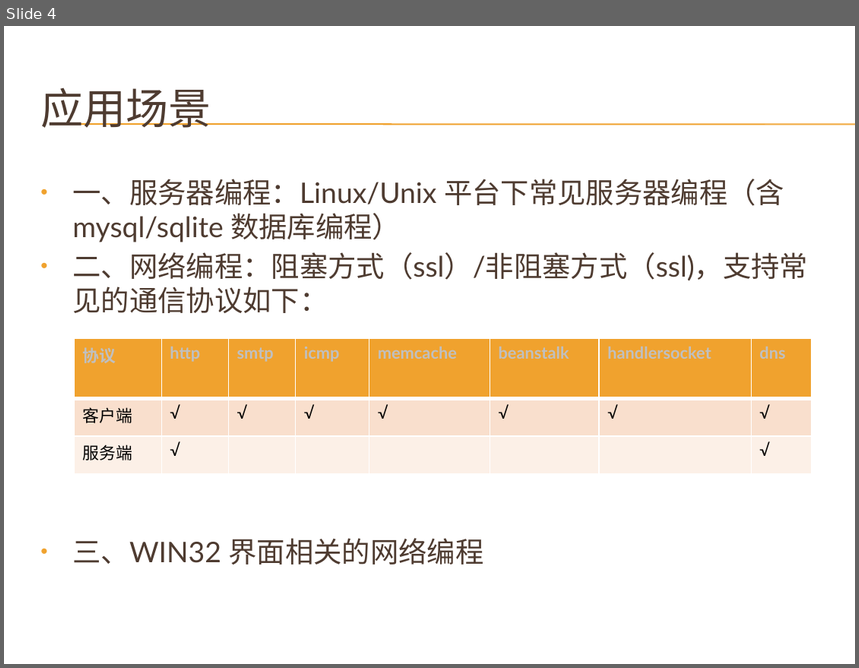
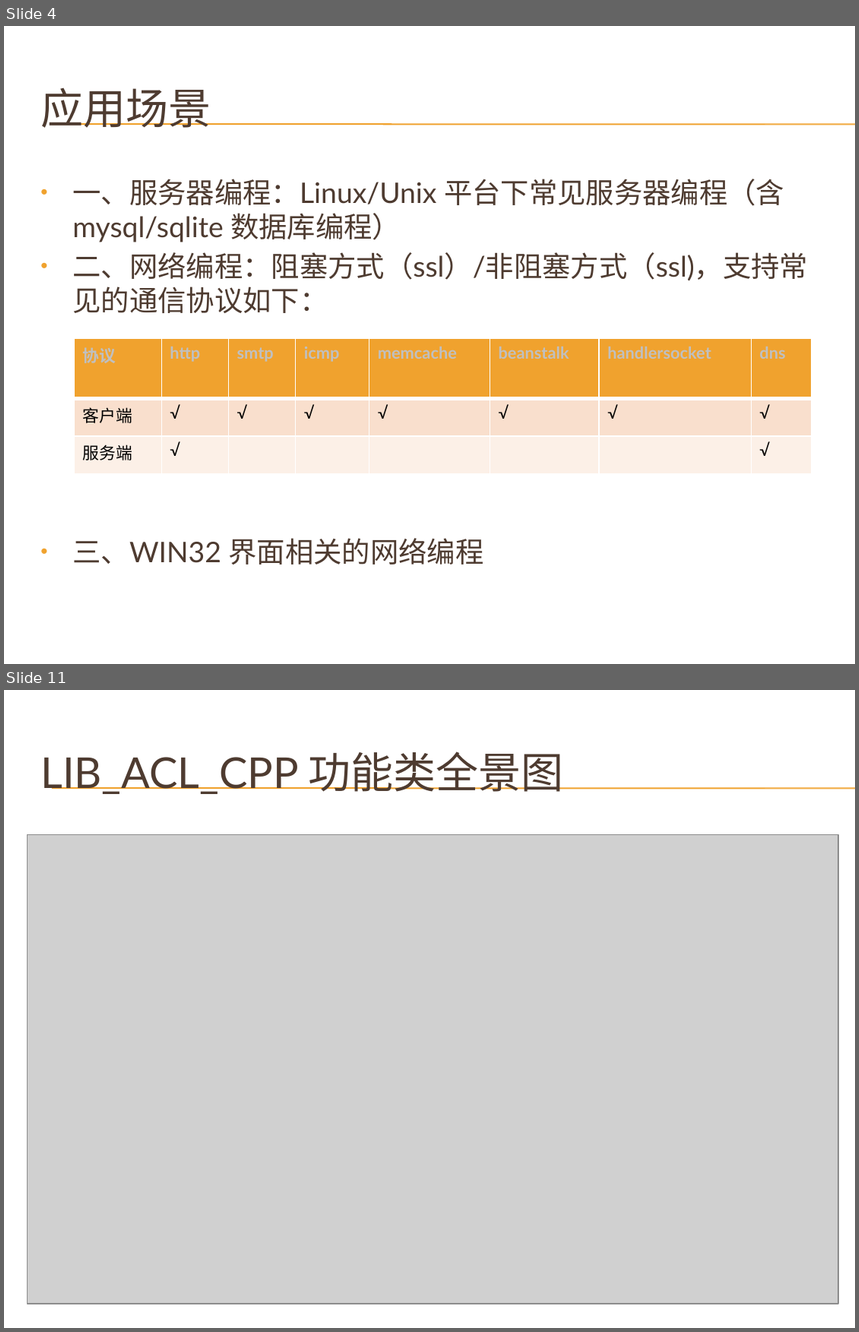
Before and after one commit to cnsuhao/developkit-acl, a slide deck: doc/acl.pptx. Shown one above the other, each under a label of ours: slide 4 before the commit, slides 4 and 11 after it; the slides between them are not shown. The pictures are 859x668 and 859x1332 pixels, drawn with LibreOffice and Linux fonts; fonts in the diff are those of the drawing; grey boxes stand for pictures; background and template pictures are left out. Boxes give left, top, right and bottom in pixels: in the first picture for what was removed or moved away, otherwise in the second. Text is boxed around its words. In the diff, an @@ line names an element or a change of style, - is before the commit and + after.

```diff
--- a/doc/acl.pptx
+++ b/doc/acl.pptx
@@ slide 11 added at <box>4,690,855,1328</box>, background picture (left out); not listed: 2 template elements that a slide beside it also shows @@
@@ title added at <box>40,752,564,794</box>, 36 pt, text #4E3B30 @@
+LIB_ACL_CPP 功能类全景图
@@ picture added at <box>28,834,839,1305</box> @@
```
Also in this commit, not shown: 9 slides changed, 9 other slides added.
